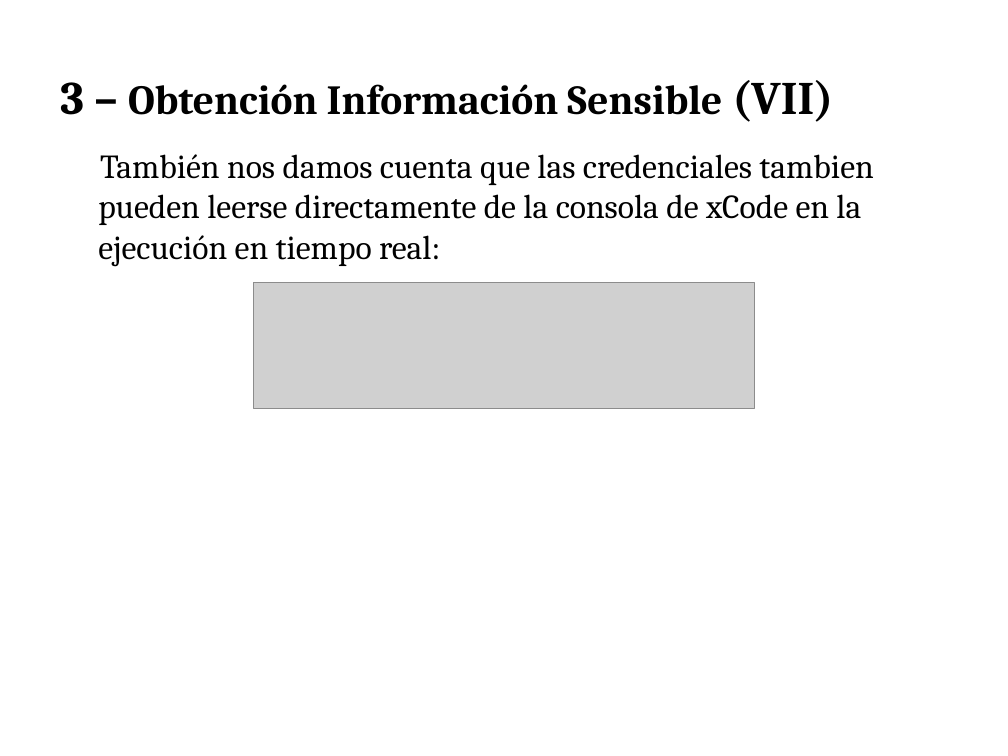
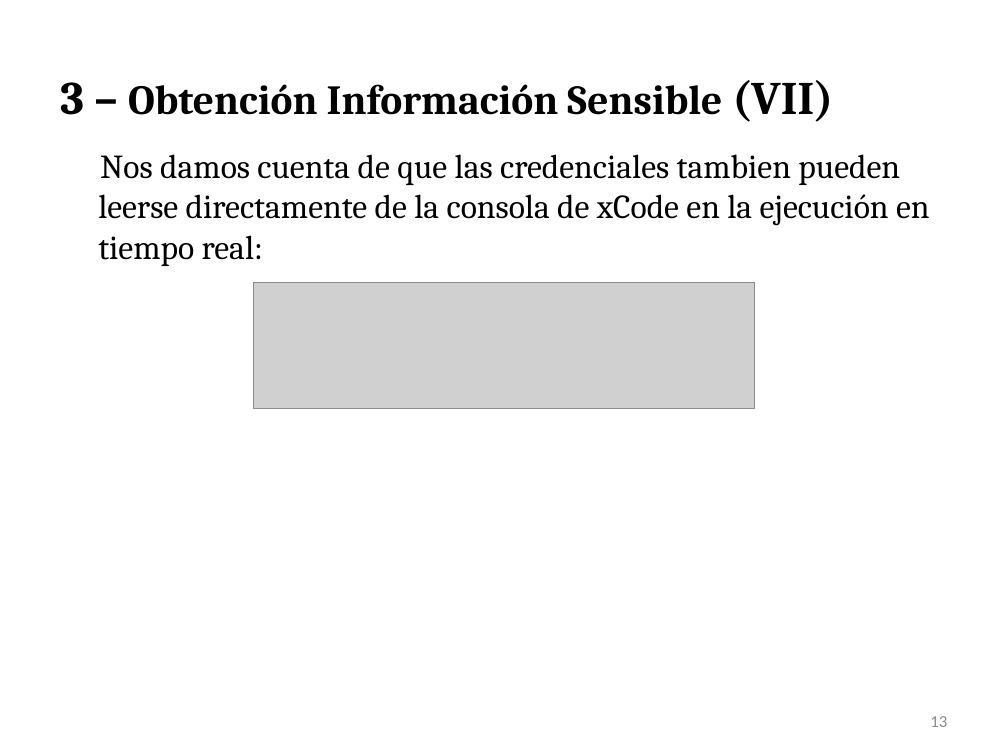
Before and after one commit to press1key/Sistemas-Ubicuos, a slide deck: slide 13 of Cybersecurity Management UPC - Sistemas Ubicuos iOS.pptx. Drawn at 1008x756 pixels with LibreOffice and Linux fonts; fonts in the diff are those of the drawing; grey boxes stand for pictures. Boxes give left, top, right and bottom in pixels: in the first picture for what was removed or moved away, otherwise in the second. Text is boxed around its words. In the diff, an @@ line names an element or a change of style, - is before the commit and + after.

```diff
--- a/Cybersecurity Management UPC - Sistemas Ubicuos iOS.pptx
+++ b/Cybersecurity Management UPC - Sistemas Ubicuos iOS.pptx
@@ text at (98, 154, 930, 266): text changed @@
-También nos damos cuenta que las credenciales tambien pueden leerse directamente de la consola de xCode en la ejecución en tiempo real:
+Nos damos cuenta de que las credenciales tambien pueden leerse directamente de la consola de xCode en la ejecución en tiempo real:
@@ page number added at (930, 716, 947, 727), 12 pt, text #8C8C8C @@
+13
```
Also in this commit, not shown: 15 other slides changed, 6 slides added.
